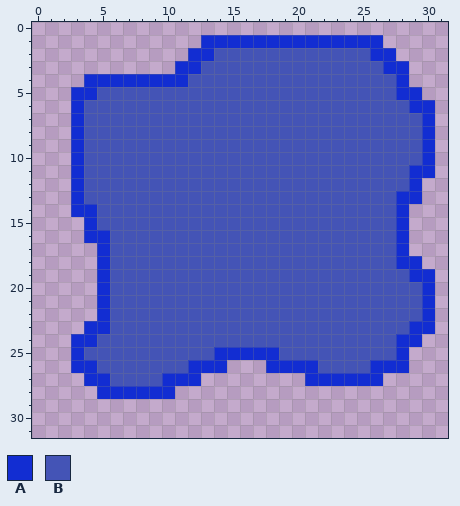
Pixel-art sprite: Items/EndlessGelGlob.png. The picture above was drawn from the file before the commit.
The file is 32x32 pixels. Colours within 5 levels of each other are drawn and written as one.
Palette (. is transparent): A #122dd2  B #4454b6
Pixels before, first column x 3:
 1 ..........AAAAAAAAAAAAAA....
 2 .........AABBBBBBBBBBBBAA...
 3 ........AABBBBBBBBBBBBBBAA..
 4 .AAAAAAAABBBBBBBBBBBBBBBBA..
 5 AABBBBBBBBBBBBBBBBBBBBBBBAA.
 6 ABBBBBBBBBBBBBBBBBBBBBBBBBAA
 7 ABBBBBBBBBBBBBBBBBBBBBBBBBBA
 8 ABBBBBBBBBBBBBBBBBBBBBBBBBBA
 9 ABBBBBBBBBBBBBBBBBBBBBBBBBBA
10 ABBBBBBBBBBBBBBBBBBBBBBBBBBA
11 ABBBBBBBBBBBBBBBBBBBBBBBBBAA
12 ABBBBBBBBBBBBBBBBBBBBBBBBBA.
13 ABBBBBBBBBBBBBBBBBBBBBBBBAA.
14 AABBBBBBBBBBBBBBBBBBBBBBBA..
15 .ABBBBBBBBBBBBBBBBBBBBBBBA..
16 .AABBBBBBBBBBBBBBBBBBBBBBA..
17 ..ABBBBBBBBBBBBBBBBBBBBBBA..
18 ..ABBBBBBBBBBBBBBBBBBBBBBAA.
19 ..ABBBBBBBBBBBBBBBBBBBBBBBAA
20 ..ABBBBBBBBBBBBBBBBBBBBBBBBA
21 ..ABBBBBBBBBBBBBBBBBBBBBBBBA
22 ..ABBBBBBBBBBBBBBBBBBBBBBBBA
23 .AABBBBBBBBBBBBBBBBBBBBBBBAA
24 AABBBBBBBBBBBBBBBBBBBBBBBAA.
25 ABBBBBBBBBBAAAAABBBBBBBBBA..
26 AABBBBBBBAAA...AAAABBBBAAA..
27 .AABBBBAAA........AAAAAA....
28 ..AAAAAA....................
The result:
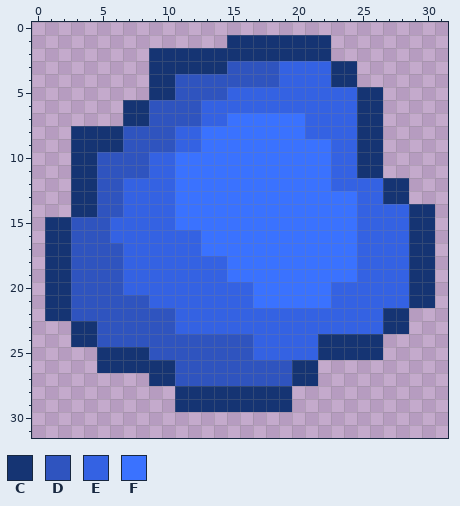
Colours new in this view: C #153473  D #2f54bf  E #3462e3  F #3a72ff
The commit says: New Gel Glob Sprite New Gel Glob sprite by TotalBlazing
The exact change:
Changed rows in their new state; - is an unchanged pixel.
first column x 1:
 1 ------------..CCCCCCCC....----
 2 --------CCCCCCCCCCCCCC.....---
 3 --------CCCCCCDDDDEEEECC....--
 4 ---.....CCDDDDDDDDEEEECC....--
 5 --......CCDDDDEEEEEEEEEECC...-
 6 --....CCDDDDEEEEEEEEEEEECC....
 7 --....CCDDDDEEFFFFFFEEEECC....
 8 --CCCCDDDDEEFFFFFFFFEEEECC....
 9 --CCCCDDDDEEFFFFFFFFFFEECC....
10 --CCDDDDEEFFFFFFFFFFFFEECC....
11 --CCDDDDEEFFFFFFFFFFFFEECC....
12 --CCDDEEEEFFFFFFFFFFFFEEEECC.-
13 --CCDDEEEEFFFFFFFFFFFFFFEECC.-
14 --CCDDEEEEFFFFFFFFFFFFFFEEEECC
15 CCDDDEEEEEFFFFFFFFFFFFFFEEEECC
16 CCDDDEEEEEEEFFFFFFFFFFFFEEEECC
17 CCDDDDEEEEEEFFFFFFFFFFFFEEEECC
18 CCDDDDEEEEEEEEFFFFFFFFFFEEEECC
19 CCDDDDEEEEEEEEFFFFFFFFFFEEEECC
20 CCDDDDEEEEEEEEEEFFFFFFEEEEEECC
21 CCDDDDDDEEEEEEEEFFFFFFEEEEEECC
22 CCDDDDDDDDEEEEEEEEEEEEEEEECC..
23 --CCDDDDDDEEEEEEEEEEEEEEEECC..
24 --CCDDDDDDDDDDDDEEEEECCCCC...-
25 --..CCCCDDDDDDDDEEEEECCCCC..--
26 --..CCCCCCDDDDDDDDDCC.......--
27 ---.....CCDDDDDDDDDCC.....----
28 ----......CCCCCCCCC-----------
29 ----------CCCCCCCCC-----------
Boxes around the changes in both pictures, in picture pixels (x1, y1, x2, y2):
changed: (45, 35, 435, 412)
